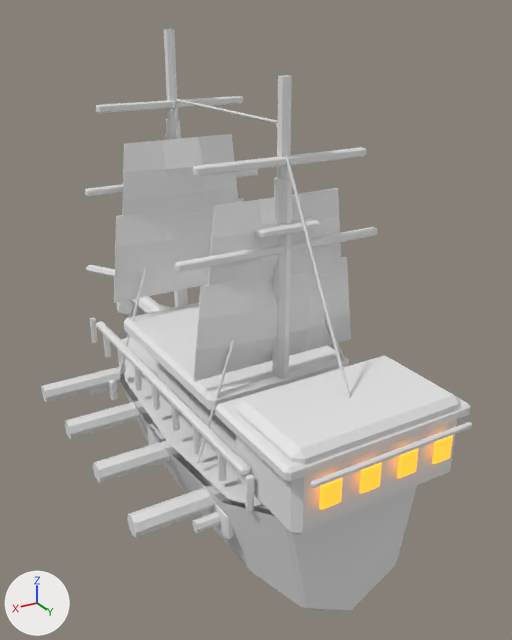
An edit to the FBX model Assets/Desktopirates/Resources/Models/EnemyShipsV04/enemy_gunboat_v04.fbx, drawn before and after from the same camera.
The view is the same before and after, from a camera (50 mm lens) standing at (1.78, 3.26, 2.41) and looking at (-0.29, -0.2, 0.68). Lighting does not change. The marker at lower left points along +X, +Y and +Z. The picture after the commit comes second. Where no turn or scale is listed for an object, it has been applied to the vertices.

The scene before the commit, as lines of its bpy script (objects in view):
```python
ob_enemy_corsair_deck = bpy.data.objects.new('Enemy_Corsair_Deck', me_enemy_corsair_hull_deckmesh)
ob_enemy_corsair_deck.location = (0.0, 0.0, 0.0)
ob_mast_2_fightingtop = bpy.data.objects.new('Mast_2_FightingTop', me_cube_018)
ob_mast_2_fightingtop.location = (0.0, 0.538, 1.498)
ob_sail_1_2 = bpy.data.objects.new('Sail_1_2', me_sail_1_2_mesh)
ob_sail_1_2.location = (0.0, 0.0, 0.0)
ob_sail_2_1 = bpy.data.objects.new('Sail_2_1', me_sail_2_1_mesh)
ob_sail_2_1.location = (0.0, 0.0, 0.0)
ob_sail_2_2 = bpy.data.objects.new('Sail_2_2', me_sail_2_2_mesh)
ob_sail_2_2.location = (0.0, 0.0, 0.0)
ob_stern_gallery_window_1 = bpy.data.objects.new('Stern_Gallery_Window_1', me_cube_004)
ob_stern_gallery_window_1.location = (0.307, 1.393, 0.638)
ob_stern_gallery_window_2 = bpy.data.objects.new('Stern_Gallery_Window_2', me_cube_005)
ob_stern_gallery_window_2.location = (0.102, 1.393, 0.638)
ob_stern_gallery_window_3 = bpy.data.objects.new('Stern_Gallery_Window_3', me_cube_006)
ob_stern_gallery_window_3.location = (-0.102, 1.393, 0.638)
ob_stern_gallery_window_4 = bpy.data.objects.new('Stern_Gallery_Window_4', me_cube_007)
ob_stern_gallery_window_4.location = (-0.307, 1.393, 0.638)
# also in view: 'Yard_2_2' at (0.0, 0.55, 1.8); 'Sail_1_1' at (0.0, -0.54, 1.09); 'Gunboat_Heavy_Cannon_-1_2' at (0.67, 0.24, 0.26); 'Gunboat_Heavy_Cannon_-1_1' at (0.67, 0.72, 0.26); 'Yard_2_1' at (0.0, 0.55, 1.39)
```
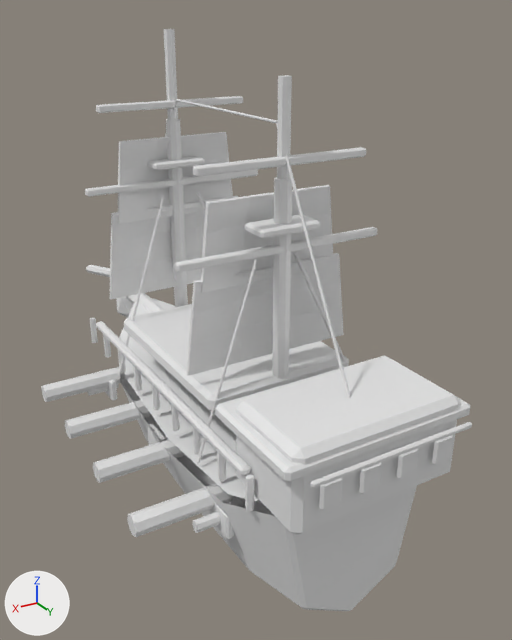
Pixel boxes [x1, y1, x2, y2] of what changed, in the pictures (512 x 640 px):
'Sail_2_1', reshaped: before [193, 257, 351, 381]; after [187, 253, 344, 376]
'Sail_1_2', reshaped: before [122, 134, 238, 216]; after [118, 132, 233, 224]
'Sail_2_2', reshaped: before [208, 188, 342, 285]; after [201, 185, 333, 293]
'Sail_1_1', reshaped: before [114, 198, 244, 303]; after [109, 196, 238, 299]
'Enemy_Corsair_Deck', reshaped (19% taller): before [122, 337, 269, 510]; after [120, 298, 263, 504]
'Stern_Gallery_Window_1', recoloured, surface changed: [319, 478, 343, 510] in both
'Stern_Gallery_Window_2', recoloured, surface changed: [359, 463, 382, 494] in both
'Stern_Gallery_Window_3', recoloured, surface changed: [397, 448, 418, 479] in both
'Stern_Gallery_Window_4', recoloured, surface changed: [432, 435, 453, 464] in both
'Mast_1_Lower', unchanged, uncovered by the edit: [166, 119, 188, 307] in both

Patch to the scene script:
```diff
--- a/Assets/Desktopirates/Resources/Models/EnemyShipsV04/enemy_gunboat_v04.fbx.py
+++ b/Assets/Desktopirates/Resources/Models/EnemyShipsV04/enemy_gunboat_v04.fbx.py
@@ mat_glassglow_v03 @@
 mat_glassglow_v03 = principled_material('GlassGlow_v03')
-mat_glassglow_v03.base_color = (1.0, 0.35, 0.025)  # orange #ffa02c
-mat_glassglow_v03.emission_color = (1.0, 0.35, 0.025)  # orange #ffa02c
-mat_glassglow_v03.emission_strength = 1.4
+mat_glassglow_v03.base_color = (0.8, 0.8, 0.8)  # white #e7e7e7
@@ me_sail_1_1_mesh @@
-me_sail_1_1_mesh.from_pydata(...)  # 32 vertices, 30 faces; spans x -0.477..0.477, y -0.575..-0.508, z 0.829..1.352
+me_sail_1_1_mesh.from_pydata(...)  # 32 vertices, 30 faces; spans x -0.478..0.478, y -0.699..-0.623, z 0.827..1.354
+# me_sail_1_1_mesh part 5: 32 of 32 vertices moved; they spanned x -0.477..0.477, y -0.575..-0.508, z 0.829..1.352 and now span x -0.478..0.478, y -0.699..-0.623, z 0.827..1.354; mean shift (0.0, -0.092, 0.0)
 me_sail_1_1_mesh.materials.append(mat_enemysail_v03)
@@ me_sail_2_2_mesh @@
-me_sail_2_2_mesh.from_pydata(...)  # 32 vertices, 30 faces; spans x -0.388..0.388, y 0.491..0.557, z 1.204..1.633
+me_sail_2_2_mesh.from_pydata(...)  # 32 vertices, 30 faces; spans x -0.39..0.39, y 0.366..0.443, z 1.202..1.635
+# me_sail_2_2_mesh part 3: 32 of 32 vertices moved; they spanned x -0.388..0.388, y 0.491..0.557, z 1.204..1.633 and now span x -0.39..0.39, y 0.366..0.443, z 1.202..1.635; mean shift (0.0, -0.092, 0.0)
 me_sail_2_2_mesh.materials.append(mat_enemysail_v03)
@@ me_sail_1_2_mesh @@
-me_sail_1_2_mesh.from_pydata(...)  # 32 vertices, 30 faces; spans x -0.388..0.388, y -0.574..-0.508, z 1.286..1.756
+me_sail_1_2_mesh.from_pydata(...)  # 32 vertices, 30 faces; spans x -0.39..0.39, y -0.699..-0.623, z 1.284..1.758
+# me_sail_1_2_mesh part 1: 32 of 32 vertices moved; they spanned x -0.388..0.388, y -0.574..-0.508, z 1.286..1.756 and now span x -0.39..0.39, y -0.699..-0.623, z 1.284..1.758; mean shift (0.0, -0.092, 0.0)
 me_sail_1_2_mesh.materials.append(mat_enemysail_v03)
@@ me_sail_2_1_mesh @@
-me_sail_2_1_mesh.from_pydata(...)  # 32 vertices, 30 faces; spans x -0.477..0.477, y 0.491..0.557, z 0.787..1.264
+me_sail_2_1_mesh.from_pydata(...)  # 32 vertices, 30 faces; spans x -0.478..0.478, y 0.366..0.443, z 0.785..1.266
+# me_sail_2_1_mesh part 4: 32 of 32 vertices moved; they spanned x -0.477..0.477, y 0.491..0.557, z 0.787..1.264 and now span x -0.478..0.478, y 0.366..0.443, z 0.785..1.266; mean shift (0.0, -0.092, 0.0)
 me_sail_2_1_mesh.materials.append(mat_enemysail_v03)
@@ me_enemy_corsair_hull_deckmesh @@
-me_enemy_corsair_hull_deckmesh.from_pydata(...)  # 15 vertices, 8 faces; spans x -0.52..0.52, y -0.94..1.21, z 0.31..0.46
+me_enemy_corsair_hull_deckmesh.from_pydata(...)  # 18 vertices, 10 faces; spans x -0.52..0.52, y -1.28..1.21, z 0.34..0.53
+# me_enemy_corsair_hull_deckmesh part 2: the whole mesh is rebuilt
 me_enemy_corsair_hull_deckmesh.materials.append(mat_deckoak_v03)
```
